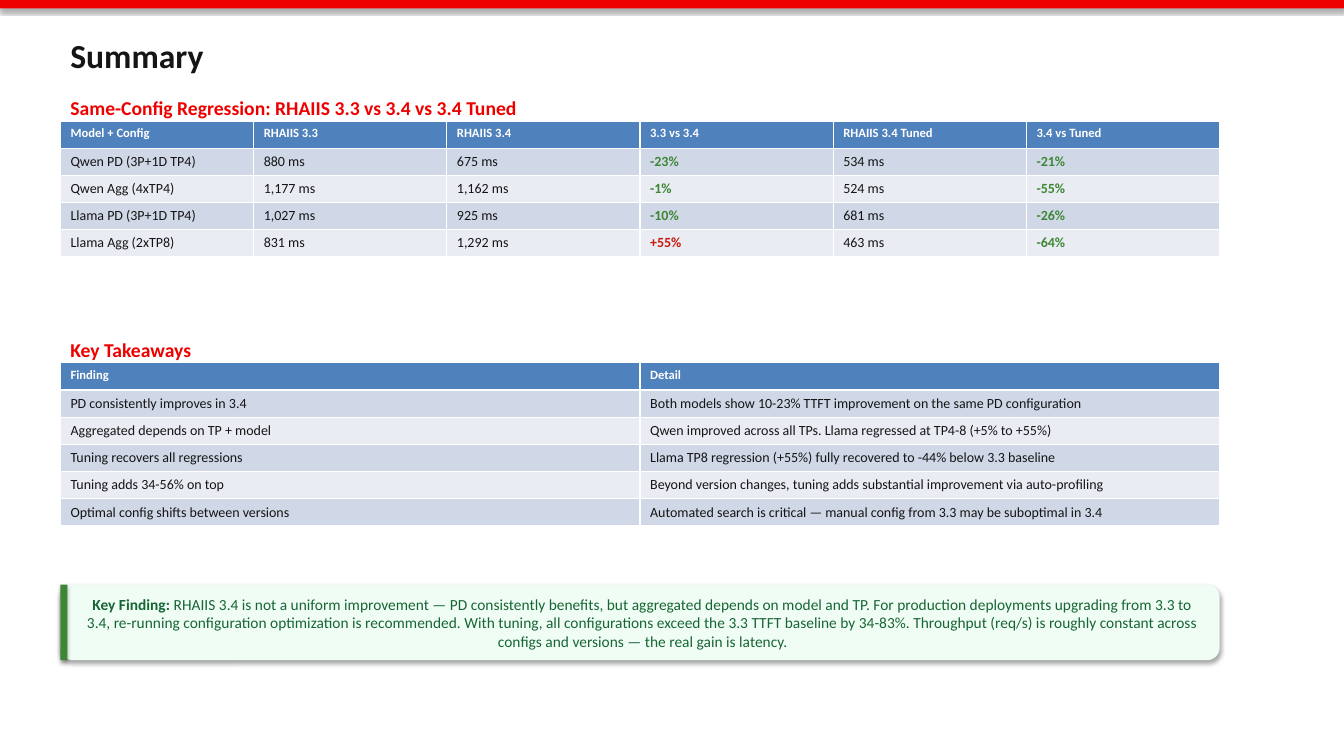
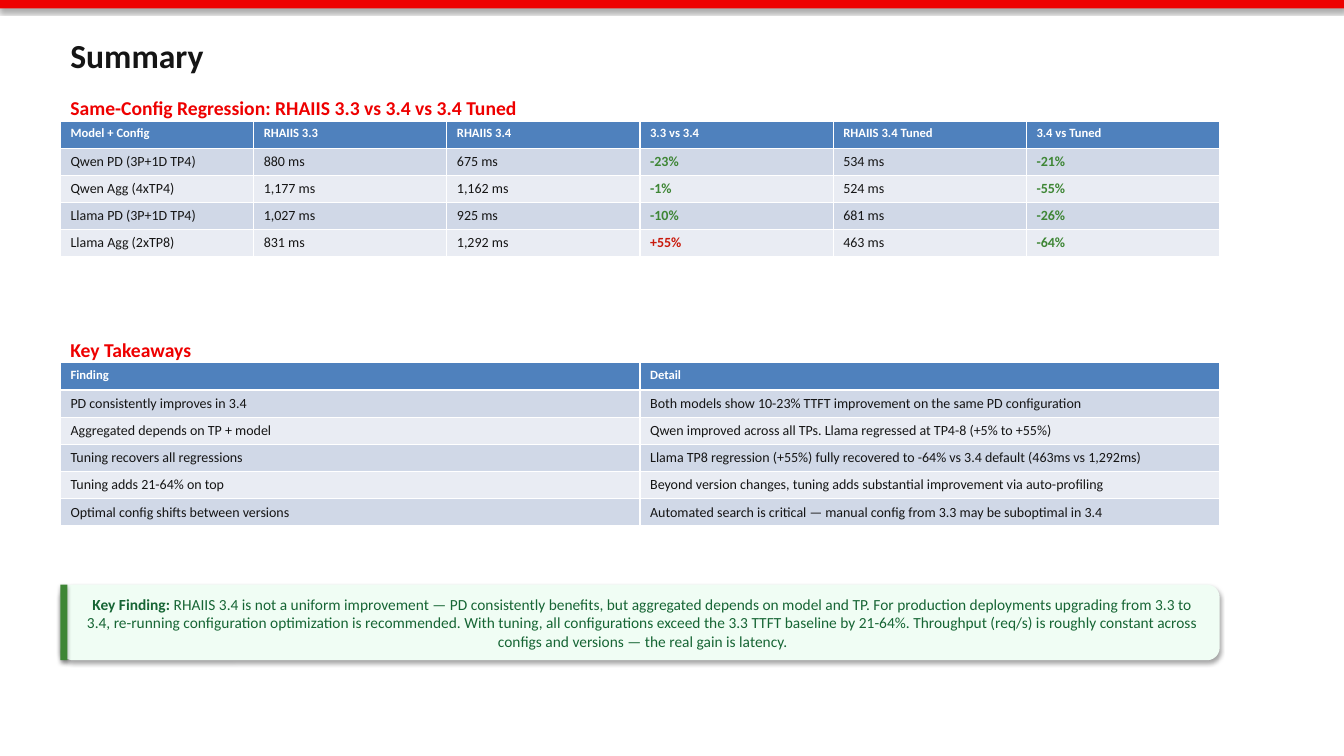
Before and after one commit to openshift-psap/serveit-studio, a slide deck: slide 8 of docs/regression-slides.pptx. Drawn at 1344x756 pixels with LibreOffice and Linux fonts; fonts in the diff are those of the drawing. Boxes give left, top, right and bottom in pixels: in the first picture for what was removed or moved away, otherwise in the second. Text is boxed around its words. In the diff, an @@ line names an element or a change of style, - is before the commit and + after.

```diff
--- a/docs/regression-slides.pptx
+++ b/docs/regression-slides.pptx
@@ table at bbox=[60, 363, 1220, 526] @@
-row 4, column 2: Llama TP8 regression (+55%) fully recovered to -44% below 3.3 baseline
+row 4, column 2: Llama TP8 regression (+55%) fully recovered to -64% vs 3.4 default (463ms vs 1,292ms)
-row 5, column 1: Tuning adds 34-56% on top
+row 5, column 1: Tuning adds 21-64% on top
@@ text in rounded rectangle at bbox=[87, 599, 1196, 650]: text changed @@
-Key Finding: RHAIIS 3.4 is not a uniform improvement — PD consistently benefits, but aggregated depends on model and TP. For production deployments upgrading from 3.3 to 3.4, re-running configuration optimization is recommended. With tuning, all configurations exceed the 3.3 TTFT baseline by 34-83%. Throughput (req/s) is roughly constant across configs and versions — the real gain is latency.
+Key Finding: RHAIIS 3.4 is not a uniform improvement — PD consistently benefits, but aggregated depends on model and TP. For production deployments upgrading from 3.3 to 3.4, re-running configuration optimization is recommended. With tuning, all configurations exceed the 3.3 TTFT baseline by 21-64%. Throughput (req/s) is roughly constant across configs and versions — the real gain is latency.
```
